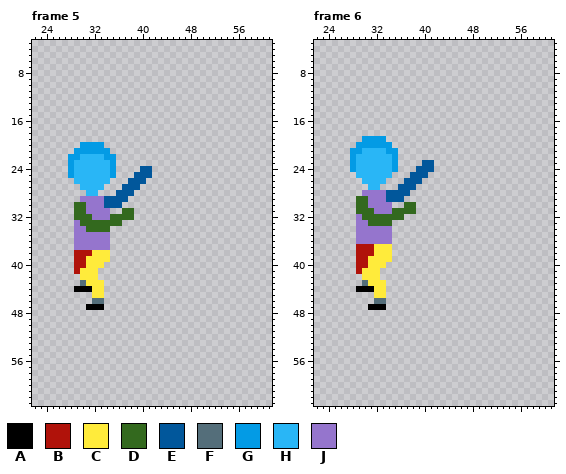
A pixel-art file gets an edit: The Fallen Guardian/Assets/Art/Characters/Player/_Sword/Player_Sword_Attack_Down.aseprite. That is the earlier state.
64x64 pixels, 8 frames. Pixels under 10% opacity are left out. Shown: frame 5: x 22..61, y 3..63; frame 6: x 22..61, y 3..63. The commit also changed other frames, which this record leaves out.
Visible layers, top first: "FX" opacity 8%, "Parts/Head", "Parts/Left Arm", "Parts/Right Arm", "Parts/Chest", "Parts/Left Leg", "Parts/Right Leg".
Palette (. is transparent): A #000000  B #b0120a  C #ffeb3b  D #33691e  E #01579b  F #546e7a  G #039be5  H #29b6f6  J #9575cd
Pixels before, frame 5 (only the part around the change), first column x 25:
 3 .....................................
 4 .....................................
 5 .....................................
 6 .....................................
 7 .....................................
 8 .....................................
 9 .....................................
10 .....................................
11 .....................................
12 .....................................
13 .....................................
14 .....................................
15 .....................................
16 .....................................
17 .....................................
18 .....................................
19 .....................................
20 .....GGGG............................
21 ....GGGGGG...........................
22 ...GGHHHHGG..........................
23 ...GHHHHHHG..........................
24 ...GHHHHHHG....EE....................
25 ...GHHHHHHG...EEE....................
26 ....HHHHHH...EEE.....................
27 .....HHHH...EEE......................
28 ......HH...EEE.......................
29 .....JJJJEEEE........................
30 ....DDJJJEEE.........................
31 ....DDJJJJ..DD.......................
32 ....DDDJJJDDDD.......................
33 ....JDDDDDDD.........................
34 ....JJDDDD...........................
35 ....JJJJJJ...........................
36 ....JJJJJJ...........................
37 ....JJJJJJ...........................
38 ....BBBCCC...........................
Pixels before, frame 6 (only the part around the change), first column x 22:
 3 ........................................
 4 ........................................
 5 ........................................
 6 ........................................
 7 ........................................
 8 ........................................
 9 ........................................
10 ........................................
11 ........................................
12 ........................................
13 ........................................
14 ........................................
15 ........................................
16 ........................................
17 ........................................
18 ........................................
19 ........GGGG............................
20 .......GGGGGG...........................
21 ......GGHHHHGG..........................
22 ......GHHHHHHG..........................
23 ......GHHHHHHG....EE....................
24 ......GHHHHHHG...EEE....................
25 .......HHHHHH...EEE.....................
26 ........HHHH...EEE......................
27 .........HH...EEE.......................
28 ........JJJJEEEE........................
29 .......DDJJJEEE.........................
30 .......DDJJJJ..DD.......................
31 .......DDDJJJDDDD.......................
32 .......JDDDDDDD.........................
33 .......JJDDDD...........................
34 .......JJJJJJ...........................
35 .......JJJJJJ...........................
36 .......JJJJJJ...........................
Now the later version:
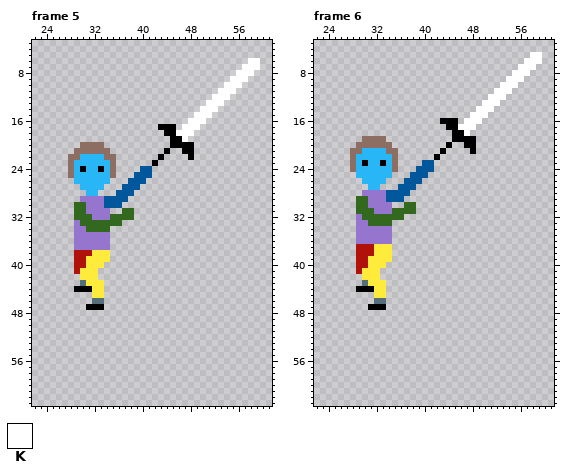
Colours new in this view: K #ffffff
Difference:
{"change": "layer \"Weapons/Sword\" now shown"}
{"change": "layer \"Parts/Head\" now hidden"}
{"change": "layer \"Body Parts/Head\" added"}
{"change": "layer \"Eyes/Eyes 0\" now shown"}
{"change": "layer \"Hair/Hair 0\" now shown"}
{"change": "layer \"FX\" now hidden"}
{"colour":"G","old":"#039be5","new":"#8d6e63"}
{"where": "frame 5"}
{"frame":5,"y":6,"x":58,"old":"..","new":"KK"}
{"frame":5,"y":7,"x":57,"old":"...","new":"KKK"}
{"frame":5,"y":8,"x":56,"old":"...","new":"KKK"}
{"frame":5,"y":9,"x":55,"old":"...","new":"KKK"}
{"frame":5,"y":10,"x":54,"old":"...","new":"KKK"}
{"frame":5,"y":11,"x":53,"old":"...","new":"KKK"}
{"frame":5,"y":12,"x":52,"old":"...","new":"KKK"}
{"frame":5,"y":13,"x":51,"old":"...","new":"KKK"}
{"frame":5,"y":14,"x":50,"old":"...","new":"KKK"}
{"frame":5,"y":15,"x":49,"old":"...","new":"KKK"}
{"frame":5,"y":16,"x":48,"old":"...","new":"KKK"}
{"frame":5,"y":17,"x":43,"old":"...","new":"AAA"}
{"frame":5,"y":17,"x":47,"old":"...","new":"KKK"}
{"frame":5,"y":18,"x":44,"old":".....","new":"AAKKK"}
{"frame":5,"y":19,"x":45,"old":"...","new":"AAK"}
{"frame":5,"y":20,"x":45,"old":"....","new":"AAAA"}
{"frame":5,"y":21,"x":44,"old":".","new":"A"}
{"frame":5,"y":21,"x":47,"old":"..","new":"AA"}
{"frame":5,"y":22,"x":43,"old":".","new":"A"}
{"frame":5,"y":22,"x":48,"old":".","new":"A"}
{"frame":5,"y":23,"x":42,"old":".","new":"A"}
{"frame":5,"y":24,"x":30,"old":"H","new":"A"}
{"frame":5,"y":24,"x":33,"old":"H","new":"A"}
{"where": "frame 6, layers \"Eyes/Eyes 0\", \"Weapons/Sword\""}
{"frame":6,"y":5,"x":58,"old":"..","new":"KK"}
{"frame":6,"y":6,"x":57,"old":"...","new":"KKK"}
{"frame":6,"y":7,"x":56,"old":"...","new":"KKK"}
{"frame":6,"y":8,"x":55,"old":"...","new":"KKK"}
{"frame":6,"y":9,"x":54,"old":"...","new":"KKK"}
{"frame":6,"y":10,"x":53,"old":"...","new":"KKK"}
{"frame":6,"y":11,"x":52,"old":"...","new":"KKK"}
{"frame":6,"y":12,"x":51,"old":"...","new":"KKK"}
{"frame":6,"y":13,"x":50,"old":"...","new":"KKK"}
{"frame":6,"y":14,"x":49,"old":"...","new":"KKK"}
{"frame":6,"y":15,"x":48,"old":"...","new":"KKK"}
{"frame":6,"y":16,"x":43,"old":"...","new":"AAA"}
{"frame":6,"y":16,"x":47,"old":"...","new":"KKK"}
{"frame":6,"y":17,"x":44,"old":".....","new":"AAKKK"}
{"frame":6,"y":18,"x":45,"old":"...","new":"AAK"}
{"frame":6,"y":19,"x":45,"old":"....","new":"AAAA"}
{"frame":6,"y":20,"x":44,"old":".","new":"A"}
{"frame":6,"y":20,"x":47,"old":"..","new":"AA"}
{"frame":6,"y":21,"x":43,"old":".","new":"A"}
{"frame":6,"y":21,"x":48,"old":".","new":"A"}
{"frame":6,"y":22,"x":42,"old":".","new":"A"}
{"frame":6,"y":23,"x":30,"old":"H","new":"A"}
{"frame":6,"y":23,"x":33,"old":"H","new":"A"}
